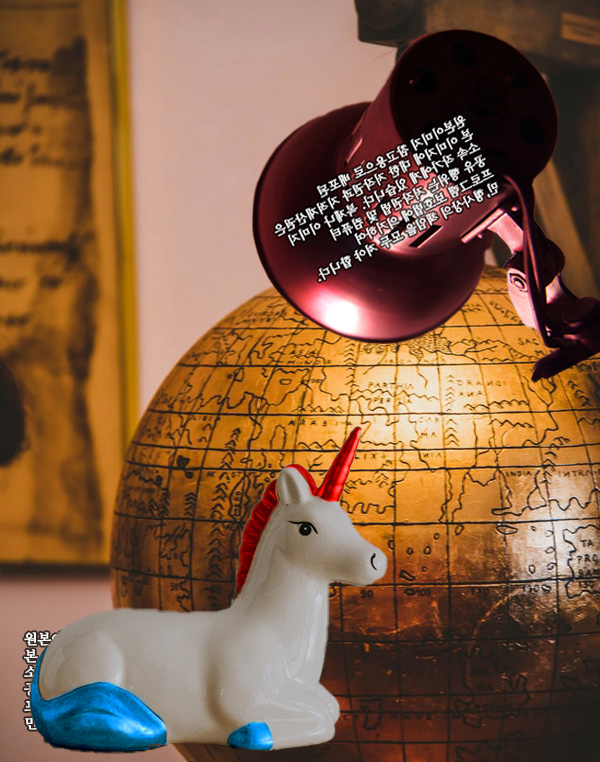
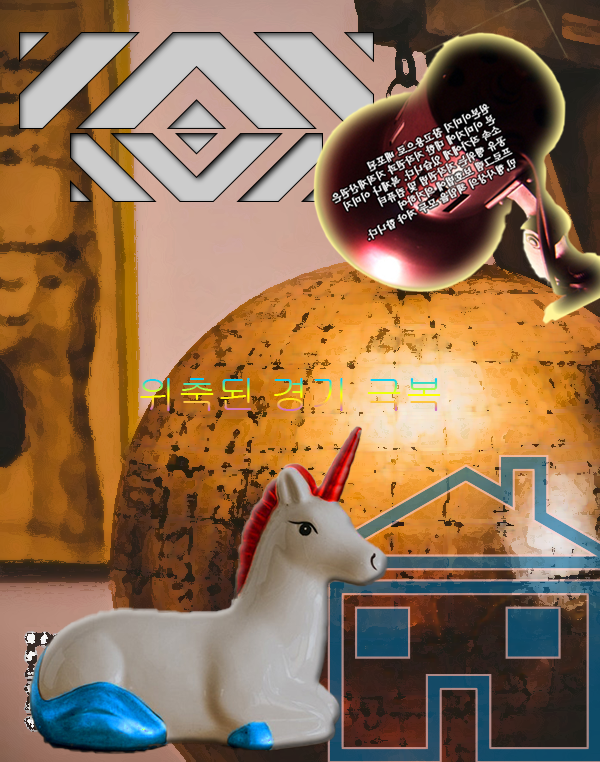
The second 600 × 762 image is a revision of the first. Changes to its layers:
added layer "위축된 경기 극복" above "전등" over [140, 378, 441, 411]
painted on "전등" over [251, 0, 600, 384]
renamed "유니콘 뿔" to "뿔", painted on it over [28, 424, 389, 755]
removed layer "유니콘 발" over [29, 643, 275, 754]
removed layer "유니콘" over [28, 424, 389, 755]
added layer "Home 1" (60%) above "Tile 1 1" over [282, 455, 600, 762]
added layer "Tile 1 1" (1st of 2) above "Tile 1 1" over [70, 133, 323, 202]
added layer "Tile 1 1" (2nd of 2) above "Background" over [19, 32, 374, 129]
painted on "Background" over [0, 0, 600, 762]